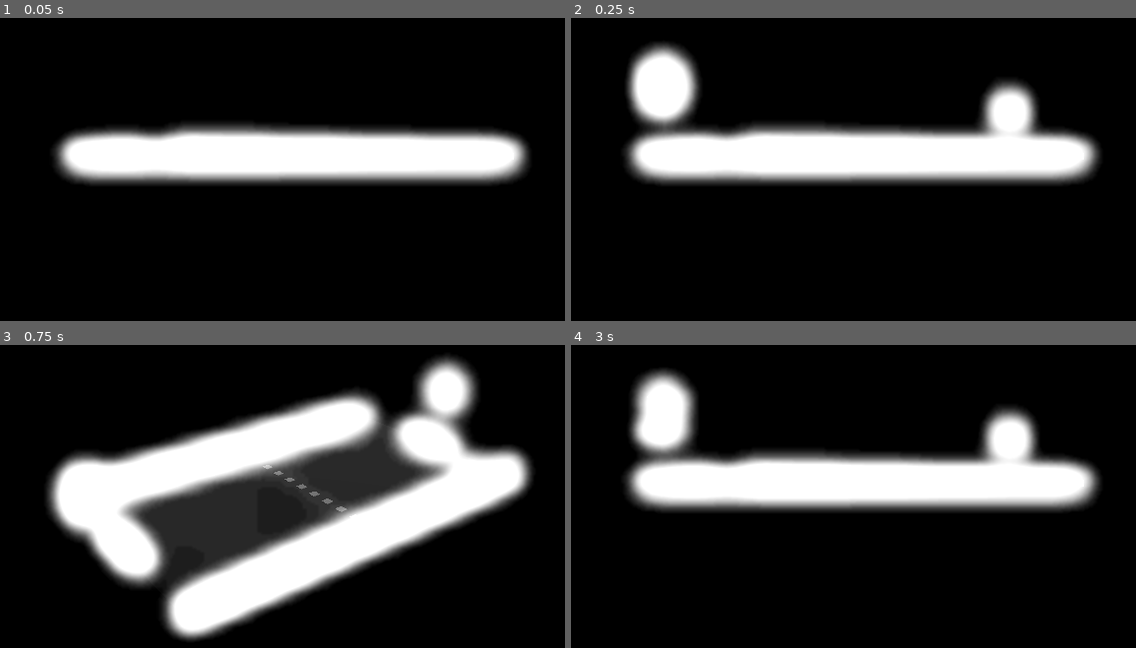
Above: before the commit, frames 1-4 (two rows, left to right).
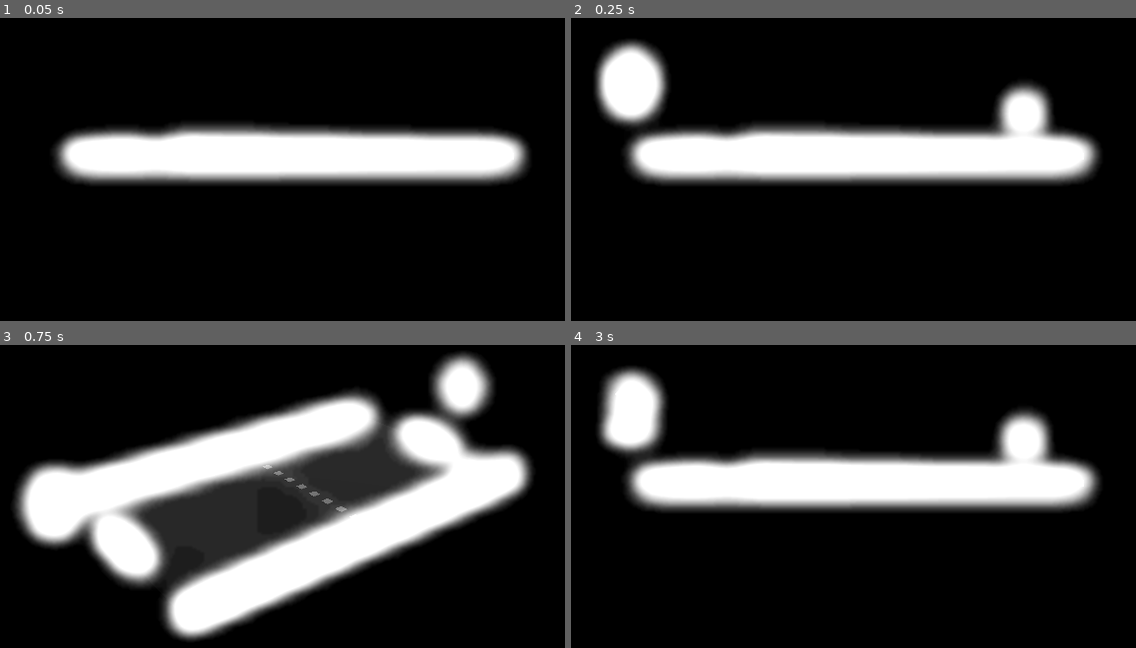
Above: after the commit, the same moments.

Repository: andersonmadeira/3d-pong-gd
Game: Godot game, scene res://scenes/game.tscn
Two runs of this game, one before a commit and one after it. Both use one fixed random seed, a clock stepped at 60 frames per second and the inputs below.
Inputs (mouse positions are in pixels of both pictures, inside the frame that each line leads up to):
- Up to frame 1 (0.05 s): no input
- Up to frame 2 (0.25 s): no input
- Up to frame 3 (0.75 s): tap Enter at 0.5 s; move the mouse to (474, 466) at 0.52 s; tap Down (camera_rotate_down) at 0.6 s; click (474, 466) at 0.67 s
- Up to frame 4 (3 s): move the mouse to (717, 508) at 1.27 s; tap Left (camera_rotate_left) at 1.35 s; click (717, 508) at 1.42 s; move the mouse to (949, 390) at 2.02 s; tap Right (camera_rotate_right) at 2.1 s; click (949, 390) at 2.17 s; move the mouse to (830, 575) at 2.77 s; tap Up (camera_rotate_up) at 2.85 s; click (830, 575) at 2.92 s

Frame 1 is identical in both runs. In frame 2, 6.0% of the frame differs, in the area x 4-86%, y 7-41%; in frame 3, 5.3%; in frame 4, 6.2%.

Commit message:
Simplified paddle script

Diff:
--- a/scenes/game.tscn
+++ b/scenes/game.tscn
@@ -90,6 +90,9 @@
 [node name="ScoreArea" parent="Level/Paddle1" index="2"]
 transform = Transform3D(1, 0, 0, 0, 1, 0, 0, 0, 1, 0, 0.5, -25.5)
 
+[node name="ScoreUI" parent="Level/Paddle1" index="3"]
+transform = Transform3D(1, 0, 0, 0, 1, 0, 0, 0, 1, 0, 7.5, 29.5)
+
 [node name="Paddle2" parent="Level" instance=ExtResource("1_4guxq")]
 transform = Transform3D(-1, 0, -8.74228e-08, 0, 1, 0, 8.74228e-08, 0, -1, 0, 0.5, -23.5)
 move_up_action = "p2_move_up"
@@ -97,6 +100,9 @@
 
 [node name="ScoreArea" parent="Level/Paddle2" index="2"]
 transform = Transform3D(1, 0, 0, 0, 1, 0, 0, 0, 1, 0, 0.5, 25.5)
+
+[node name="ScoreUI" parent="Level/Paddle2" index="3"]
+transform = Transform3D(1, 0, 0, 0, 1, 0, 0, 0, 1, 0, 7.5, -30)
 
 [node name="Wall1" type="CSGBox3D" parent="Level"]
 transform = Transform3D(1, 0, 0, 0, 1, 0, 0, 0, 1, -14, 0.5, 0)
--- a/scripts/paddle.gd
+++ b/scripts/paddle.gd
@@ -1,17 +1,11 @@
 extends CharacterBody3D
 class_name Paddle
 
-@onready var score_ui: Sprite3D = $ScoreUI
 @onready var score_label: Label = $ScoreUI/SubViewport/Control/Label
 
 @export var move_up_action: String = ''
 @export var move_down_action: String = ''
 @export var speed := 20.0
-
-var direction := 0
-
-func _ready() -> void:
-	score_ui.global_position += Vector3(global_position.x, 0, global_position.z) + 3 * transform.basis.z
 
 func _physics_process(_delta: float) -> void:
 	var dir = get_movement_direction()
